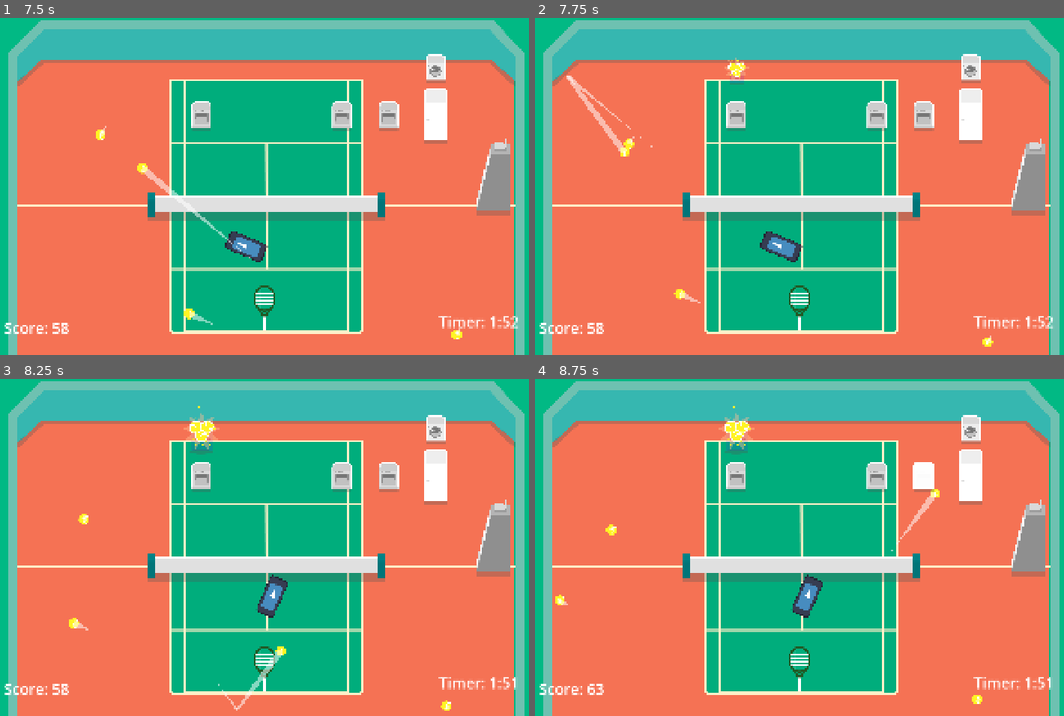
Above: before the commit, frames 1-4 (two rows, left to right).
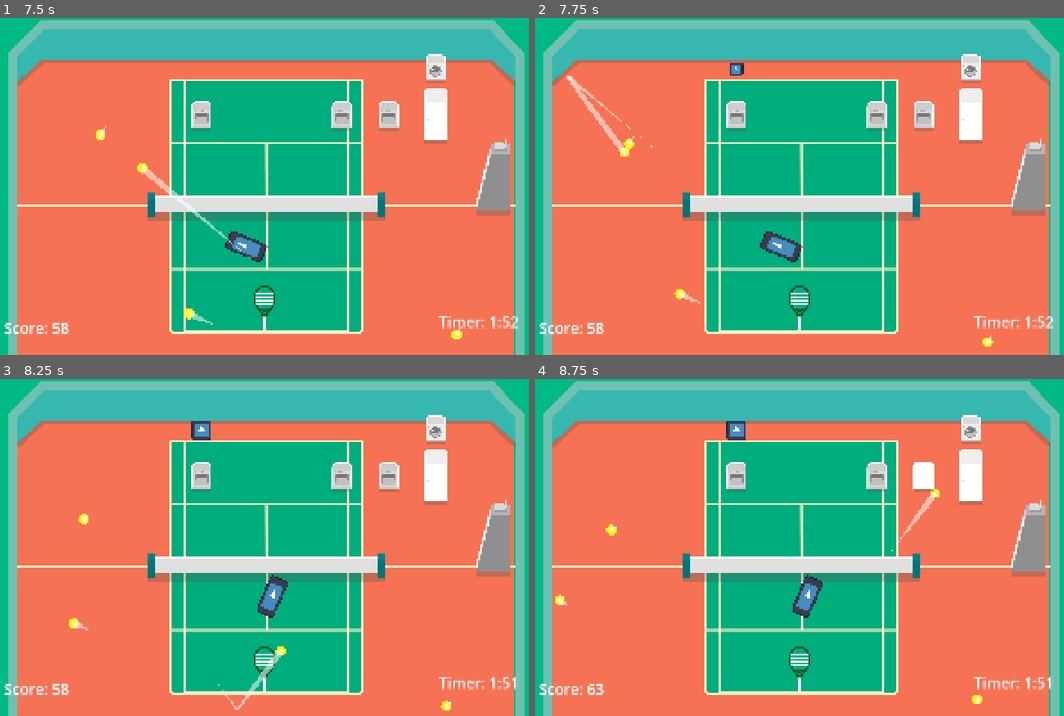
Above: after the commit, the same moments.

Repository: VeryKoolGames/ace_electromenager
Game: Godot game, scene res://Assets/Scenes/Main/main.tscn
Same seed, same stepped clock (60 frames per second), same inputs: the game is played once before the commit and once after it. The engine's default icon, where the game draws it, is replaced by a stand-in: a white triangle on a blue panel in a dark square.
Inputs (mouse positions are in pixels of both pictures, inside the frame that each line leads up to):
- Up to frame 1 (7.5 s): move the mouse to (396, 169) at 0.52 s; press the mouse at (396, 169) at 0.53 s; move the mouse to (148, 203) at 1.27 s; release the mouse at (148, 203) at 1.28 s; click (148, 203) at 1.35 s; move the mouse to (327, 112) at 2.02 s; press the mouse at (327, 112) at 2.03 s; move the mouse to (238, 253) at 2.77 s; release the mouse at (238, 253) at 2.78 s; click (238, 253) at 2.85 s; move the mouse to (444, 237) at 3.52 s; press the mouse at (444, 237) at 3.53 s; move the mouse to (84, 135) at 4.27 s; release the mouse at (84, 135) at 4.28 s; click (84, 135) at 4.35 s; move the mouse to (296, 186) at 5.02 s; press the mouse at (296, 186) at 5.03 s; move the mouse to (174, 102) at 5.77 s; release the mouse at (174, 102) at 5.78 s; click (174, 102) at 5.85 s; move the mouse to (396, 169) at 6.52 s; press the mouse at (396, 169) at 6.53 s; move the mouse to (148, 203) at 7.27 s; release the mouse at (148, 203) at 7.28 s; click (148, 203) at 7.35 s
- Up to frame 2 (7.75 s): no input
- Up to frame 3 (8.25 s): move the mouse to (327, 473) at 8.02 s; press the mouse at (327, 473) at 8.03 s
- Up to frame 4 (8.75 s): no input

Frame 1 is identical in both runs. In frame 2, 0.2% of the frame differs, in the area x 35-41%, y 11-20%; in frame 3, 0.4%, in the area x 34-42%, y 8-23%; in frame 4, 0.4%.

Commit message:
drill power up implemented + better power up ui

Diff:
--- /dev/null
+++ b/Assets/Resources/DrillShot.tres
@@ -0,0 +1,12 @@
+[gd_resource type="Resource" script_class="ResPowerUp" load_steps=3 format=3 uid="uid://dnofwpxo6wy3j"]
+
+[ext_resource type="Script" uid="uid://1624y4xhog4a" path="res://Assets/Resources/res_power_up.gd" id="1_hg3by"]
+[ext_resource type="Texture2D" uid="uid://bnapbj4wso7u6" path="res://icon.svg" id="2_hg3by"]
+
+[resource]
+script = ExtResource("1_hg3by")
+name = "Drill Shot"
+type = 1
+duration = 15.0
+sprite = ExtResource("2_hg3by")
+metadata/_custom_type_script = "uid://1624y4xhog4a"
--- a/Assets/Scenes/Ball/ball.tscn
+++ b/Assets/Scenes/Ball/ball.tscn
@@ -13,9 +13,10 @@
 _data = [Vector2(0, 0), 0.0, 0.0, 0, 0, Vector2(0.991342, 1), 0.0, 0.0, 0, 0]
 point_count = 2
 
-[node name="Ball" type="RigidBody2D" groups=["ball"]]
+[node name="Ball" type="RigidBody2D" node_paths=PackedStringArray("sprite") groups=["ball"]]
 gravity_scale = 0.0
 script = ExtResource("1_3vq5u")
+sprite = NodePath("Sprite2D")
 
 [node name="CollisionShape2D" type="CollisionShape2D" parent="."]
 shape = SubResource("CircleShape2D_3vq5u")
--- a/Assets/Scenes/Main/main.tscn
+++ b/Assets/Scenes/Main/main.tscn
@@ -12,6 +12,7 @@
 [ext_resource type="PackedScene" uid="uid://jpu8tq6f64pl" path="res://Assets/Scenes/Machines/fridge.tscn" id="10_qay54"]
 [ext_resource type="PackedScene" uid="uid://b2vs8ovpc1ykl" path="res://Assets/Scenes/Machines/dishwasher.tscn" id="11_jsyd2"]
 [ext_resource type="Script" uid="uid://ywv20fbqmhuo" path="res://Assets/Scripts/UI/power_up_ui_manager.gd" id="13_cl72i"]
+[ext_resource type="PackedScene" uid="uid://ciqr4oulck4q" path="res://Assets/Scenes/PowerUps/power_up_drill_shot.tscn" id="14_cl72i"]
 [ext_resource type="PackedScene" uid="uid://18cfkcpcdxsb" path="res://Assets/Scenes/UI/power_up_line_ui.tscn" id="14_d2pdc"]
 
 [sub_resource type="RectangleShape2D" id="RectangleShape2D_c83bt"]
@@ -175,7 +176,7 @@
 [node name="MachineSpawner" type="Node" parent="."]
 script = ExtResource("9_7uvyi")
 machines = Array[PackedScene]([ExtResource("10_qay54"), ExtResource("3_fh41q"), ExtResource("11_jsyd2")])
-power_ups = Array[PackedScene]([ExtResource("4_c83bt")])
+power_ups = Array[PackedScene]([ExtResource("4_c83bt"), ExtResource("14_cl72i")])
 
 [node name="Area2D" type="Area2D" parent="MachineSpawner"]
 position = Vector2(938, 297)
--- /dev/null
+++ b/Assets/Scenes/PowerUps/power_up_drill_shot.tscn
@@ -0,0 +1,37 @@
+[gd_scene load_steps=7 format=3 uid="uid://ciqr4oulck4q"]
+
+[ext_resource type="Script" uid="uid://dqda5q4qp27k" path="res://Assets/Scripts/PowerUps/power_up.gd" id="1_g5jtf"]
+[ext_resource type="Resource" uid="uid://dnofwpxo6wy3j" path="res://Assets/Resources/DrillShot.tres" id="2_g5jtf"]
+[ext_resource type="Texture2D" uid="uid://bnapbj4wso7u6" path="res://icon.svg" id="3_g5jtf"]
+[ext_resource type="Script" uid="uid://bwjid4t638k48" path="res://Assets/Scripts/Components/scale_on_spawn_component.gd" id="4_ela0w"]
+[ext_resource type="Script" uid="uid://d315g88q7180c" path="res://Assets/Scripts/Components/scale_on_destroy_component.gd" id="5_a3dnb"]
+
+[sub_resource type="CircleShape2D" id="CircleShape2D_wc742"]
+radius = 44.0114
+
+[node name="PowerUpTripleShot" type="Node2D"]
+script = ExtResource("1_g5jtf")
+res_power_up = ExtResource("2_g5jtf")
+
+[node name="Sprite2D" type="Sprite2D" parent="."]
+z_index = 1
+scale = Vector2(0.5, 0.5)
+texture = ExtResource("3_g5jtf")
+
+[node name="Area2D" type="Area2D" parent="."]
+collision_layer = 3
+collision_mask = 3
+
+[node name="CollisionShape2D" type="CollisionShape2D" parent="Area2D"]
+shape = SubResource("CircleShape2D_wc742")
+
+[node name="ScaleOnSpawnComponent" type="Node" parent="."]
+script = ExtResource("4_ela0w")
+spawn_speed = 0.1
+metadata/_custom_type_script = "uid://bwjid4t638k48"
+
+[node name="ScaleOnDestroyComponent" type="Node" parent="."]
+script = ExtResource("5_a3dnb")
+metadata/_custom_type_script = "uid://d315g88q7180c"
+
+[connection signal="body_entered" from="Area2D" to="." method="_on_area_2d_body_entered"]
--- a/Assets/Scenes/UI/power_up_line_ui.tscn
+++ b/Assets/Scenes/UI/power_up_line_ui.tscn
@@ -5,13 +5,14 @@
 [ext_resource type="Script" uid="uid://bwjid4t638k48" path="res://Assets/Scripts/Components/scale_on_spawn_component.gd" id="3_jrjw0"]
 [ext_resource type="Script" uid="uid://d315g88q7180c" path="res://Assets/Scripts/Components/scale_on_destroy_component.gd" id="4_mojvk"]
 
-[node name="PowerUpLineUI" type="ColorRect" node_paths=PackedStringArray("duration_timer", "progress_bar", "sprite_texture")]
+[node name="PowerUpLineUI" type="ColorRect" node_paths=PackedStringArray("duration_timer", "progress_bar", "sprite_texture", "power_up_label")]
 custom_minimum_size = Vector2(370, 112)
 pivot_offset = Vector2(185, 56)
 script = ExtResource("1_yap1t")
 duration_timer = NodePath("DurationTimer")
-progress_bar = NodePath("HBoxContainer/MarginContainer2/ProgressBar")
+progress_bar = NodePath("HBoxContainer/MarginContainer2/VBoxContainer/ProgressBar")
 sprite_texture = NodePath("HBoxContainer/MarginContainer/TextureRect")
+power_up_label = NodePath("HBoxContainer/MarginContainer2/VBoxContainer/Label")
 
 [node name="HBoxContainer" type="HBoxContainer" parent="."]
 layout_mode = 1
@@ -35,9 +36,19 @@
 
 [node name="MarginContainer2" type="MarginContainer" parent="HBoxContainer"]
 layout_mode = 2
-theme_override_constants/margin_top = 35
+theme_override_constants/margin_top = 0
 
-[node name="ProgressBar" type="ProgressBar" parent="HBoxContainer/MarginContainer2"]
+[node name="VBoxContainer" type="VBoxContainer" parent="HBoxContainer/MarginContainer2"]
+layout_mode = 2
+theme_override_constants/separation = 10
+
+[node name="Label" type="Label" parent="HBoxContainer/MarginContainer2/VBoxContainer"]
+layout_mode = 2
+theme_override_colors/font_color = Color(0, 0, 0, 1)
+theme_override_font_sizes/font_size = 24
+text = "Drill Shot"
+
+[node name="ProgressBar" type="ProgressBar" parent="HBoxContainer/MarginContainer2/VBoxContainer"]
 custom_minimum_size = Vector2(250, 40)
 layout_mode = 2
 show_percentage = false
--- a/Assets/Scripts/Ball/ball.gd
+++ b/Assets/Scripts/Ball/ball.gd
@@ -1,10 +1,14 @@
 extends RigidBody2D
 class_name Ball
 
+# Components
 @onready var scale_on_destroy_component: ScaleOnDestroyComponent = $ScaleOnDestroyComponent
+
+@export var sprite: Sprite2D
 
 # Ball properties
 var is_moving := false
+var is_drilling := false
 var start_velocity: Vector2
 var speed_reduction_on_wall_bounce := 0.8
 var speed_acceleration_on_machine_bounce = 1.5
@@ -27,14 +31,21 @@
 		start_velocity *= 0.99
 		check_collisions(move_and_collide(start_velocity * delta))
 
+func start_drilling_behavior() -> void:
+	is_drilling = true
+	sprite.modulate.a = 0.85
+
 func check_collisions(collision_info: KinematicCollision2D) -> void:
 	if collision_info:
-		start_velocity = start_velocity.bounce(collision_info.get_normal())
 		var collider = collision_info.get_collider()
 		if collider.is_in_group("machines"):
 			collider.owner.repair()
-			start_velocity *=  speed_acceleration_on_machine_bounce
+			if is_drilling:
+				return
+			start_velocity = start_velocity.bounce(collision_info.get_normal())
+			start_velocity *= speed_acceleration_on_machine_bounce
 		else:
+			start_velocity = start_velocity.bounce(collision_info.get_normal())
 			start_velocity *= speed_reduction_on_wall_bounce
 
 func check_if_ball_is_stopped() -> void:
--- a/Assets/Scripts/Ball/ball_spawner.gd
+++ b/Assets/Scripts/Ball/ball_spawner.gd
@@ -16,6 +16,8 @@
 	add_child(ball)
 	ball.global_position = spawn_point.global_position
 	owner.set_current_ball(ball)
+	if owner.has_power_up(ResPowerUp.PowerUpEnum.DRILL_SHOT):
+		ball.start_drilling_behavior()
 
 func on_cooldown_ended() -> void:
 	spawn_ball()
--- a/Assets/Scripts/Player/player.gd
+++ b/Assets/Scripts/Player/player.gd
@@ -26,8 +26,6 @@
 	match power_up.type:
 		ResPowerUp.PowerUpEnum.TRIPLE_SHOT:
 			shooting_behavior = TripleShot.new(shooting_behavior)
-#ResPowerUp.PowerUpEnum.DRILL_SHOT:
-#shooting_behavior = DrillShot.new(shooting_behavior)
 
 	var timer = Timer.new()
 	timer.wait_time = power_up.duration
@@ -59,13 +57,18 @@
 		match powerup_type:
 			ResPowerUp.PowerUpEnum.TRIPLE_SHOT:
 				shooting_behavior = TripleShot.new(shooting_behavior)
-#ResPowerUp.PowerUpEnum.DRILL_SHOT:
-#shooting_behavior = DrillShot.new(shooting_behavior)
 
 func shoot_ball() -> void:
 	ball_spawner.start_cooldown()
+	apply_powerups_to_ball(current_ball)
 	shooting_behavior.shoot(self, get_shoot_direction(), current_ball)
 	current_ball = null
+
+func apply_powerups_to_ball(ball: Ball) -> void:
+	for powerup_type in active_powerups.keys():
+		match powerup_type:
+			ResPowerUp.PowerUpEnum.DRILL_SHOT:
+				ball.start_drilling_behavior()
 
 func get_shoot_direction() -> Vector2:
 	var mpos = get_global_mouse_position()
@@ -74,3 +77,9 @@
 
 func set_current_ball(new_ball: Ball):
 	current_ball = new_ball
+
+func has_power_up(type: ResPowerUp.PowerUpEnum) -> bool:
+	for powerup_type in active_powerups.keys():
+		if type == powerup_type:
+			return true
+	return false
--- a/Assets/Scripts/PowerUps/power_up.gd
+++ b/Assets/Scripts/PowerUps/power_up.gd
@@ -13,5 +13,6 @@
 func _on_area_2d_body_entered(body: Node2D) -> void:
 	if body.is_in_group("ball") and not is_gathered:
 		is_gathered = true
+		body.start_drilling_behavior()
 		Events.on_power_up_gathered.emit(res_power_up)
 		scale_on_destroy_component.destroy()
--- /dev/null
+++ b/Assets/Scripts/ShootingBehaviors/drill_shot.gd
@@ -0,0 +1,10 @@
+class_name DrillShot
+extends ShootingBehavior
+
+var wrapped_behavior: ShootingBehavior
+
+func _init(behavior: ShootingBehavior):
+	wrapped_behavior = behavior
+
+func shoot(shooter: Node2D, direction: Vector2, ball: Ball) -> void:
+	wrapped_behavior.shoot(shooter, direction, ball)
--- a/Assets/Scripts/ShootingBehaviors/triple_shot.gd
+++ b/Assets/Scripts/ShootingBehaviors/triple_shot.gd
@@ -17,6 +17,10 @@
 	var right_ball = ball.duplicate()
 	left_ball.global_position = ball.global_position
 	right_ball.global_position = ball.global_position
+
+	shooter.apply_powerups_to_ball(left_ball)
+	shooter.apply_powerups_to_ball(right_ball)
+
 	shooter.get_parent().add_child(left_ball)
 	shooter.get_parent().add_child(right_ball)
 
--- a/Assets/Scripts/UI/power_up_line.gd
+++ b/Assets/Scripts/UI/power_up_line.gd
@@ -4,22 +4,27 @@
 @export var duration_timer: Timer
 @export var progress_bar: ProgressBar
 @export var sprite_texture: TextureRect
+@export var power_up_label: Label
 var type: ResPowerUp.PowerUpEnum
 var start_duration: float
 var sprite: Texture2D
+var power_up_name: String
+var is_active := true
 @onready var scale_on_destroy_component: ScaleOnDestroyComponent = $ScaleOnDestroyComponent
 
 func _ready() -> void:
 	duration_timer.timeout.connect(on_timer_ended)
 	progress_bar.max_value = start_duration
 	duration_timer.wait_time = start_duration
+	power_up_label.text = power_up_name
 	duration_timer.start()
 	sprite_texture.texture = sprite
 
 func init(power_up: ResPowerUp):
 	start_duration = power_up.duration
-	self.sprite = power_up.sprite
-	self.type = power_up.type
+	sprite = power_up.sprite
+	type = power_up.type
+	power_up_name = power_up.name
 
 func _process(delta: float) -> void:
 	if not duration_timer.is_stopped():
@@ -29,4 +34,5 @@
 	duration_timer.start()
 
 func on_timer_ended() -> void:
+	is_active = false
 	scale_on_destroy_component.destroy()
--- a/Assets/Scripts/UI/power_up_ui_manager.gd
+++ b/Assets/Scripts/UI/power_up_ui_manager.gd
@@ -18,6 +18,6 @@
 
 func check_if_power_up_exists(type: ResPowerUp.PowerUpEnum) -> PowerUpLine:
 	for child in power_up_container.get_children():
-		if child is PowerUpLine and child.type == type:
+		if child is PowerUpLine and child.is_active and child.type == type:
 			return child
 	return null
Not shown: 1 places in Assets/Scenes/Main/main.tscn that only renumber resources
Not shown, added: Assets/Scripts/ShootingBehaviors/drill_shot.gd.uid
